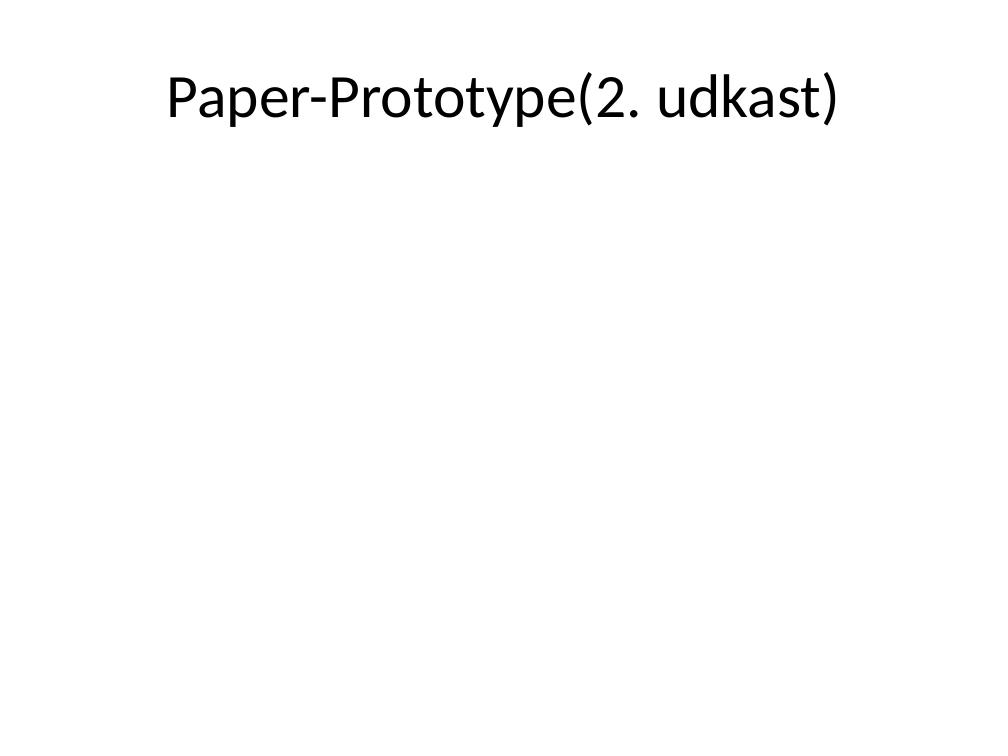
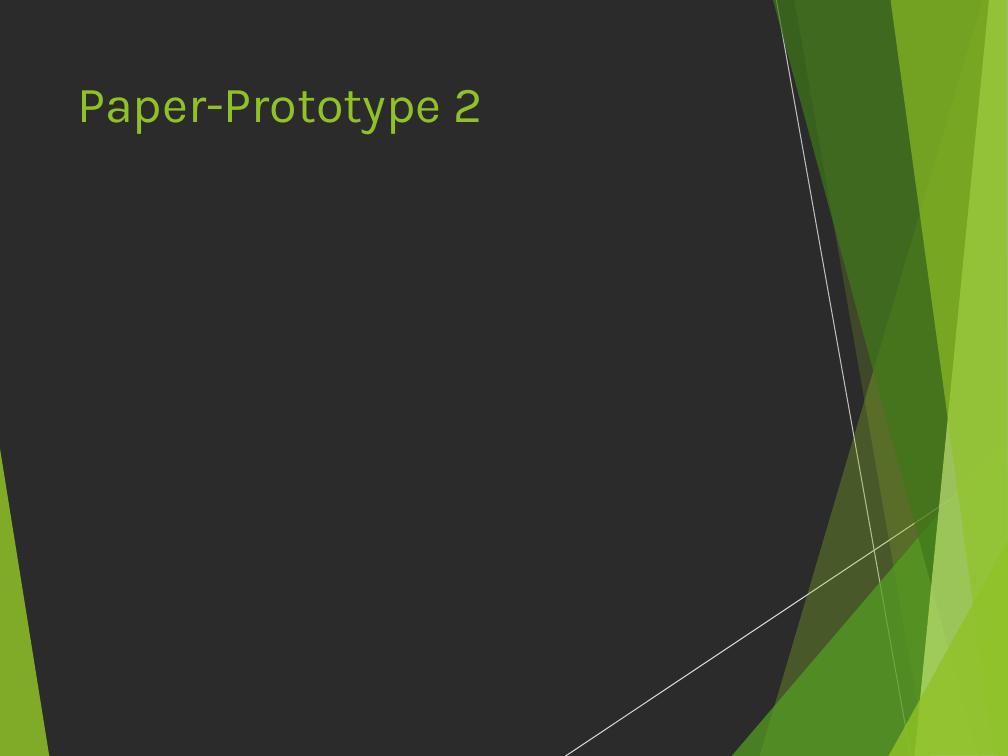
Before and after one commit to anderslatif/RoskildeFrieBornehave, a slide deck: slide 4 of Dias.pptx (slide 3 before the commit). Drawn at 1008x756 pixels with LibreOffice and Linux fonts; fonts in the diff are those of the drawing; background and template pictures are left out; a plain dark background stands for a picture behind light text. Boxes give left, top, right and bottom in pixels: in the first picture for what was removed or moved away, otherwise in the second. Text is boxed around its words. In the diff, an @@ line names an element or a change of style, - is before the commit and + after.

```diff
--- a/Dias.pptx
+++ b/Dias.pptx
@@ background #FFFFFF to picture (left out) @@
@@ title "Paper-Prototype 2" at [77,90,483,135]: vertical alignment middle to top @@
@@ title at [77,90,483,135]: text changed; size 44 to 36 pt; font Calibri to Karla; text colour #000000 to #90C226 @@
-Paper-Prototype(2. udkast)
+Paper-Prototype 2
@@ group added at [0,0,1008,756]: 8 freeform shapes, 2 lines @@
```
Also in this commit, not shown: 3 other slides changed, 4 slides added.
